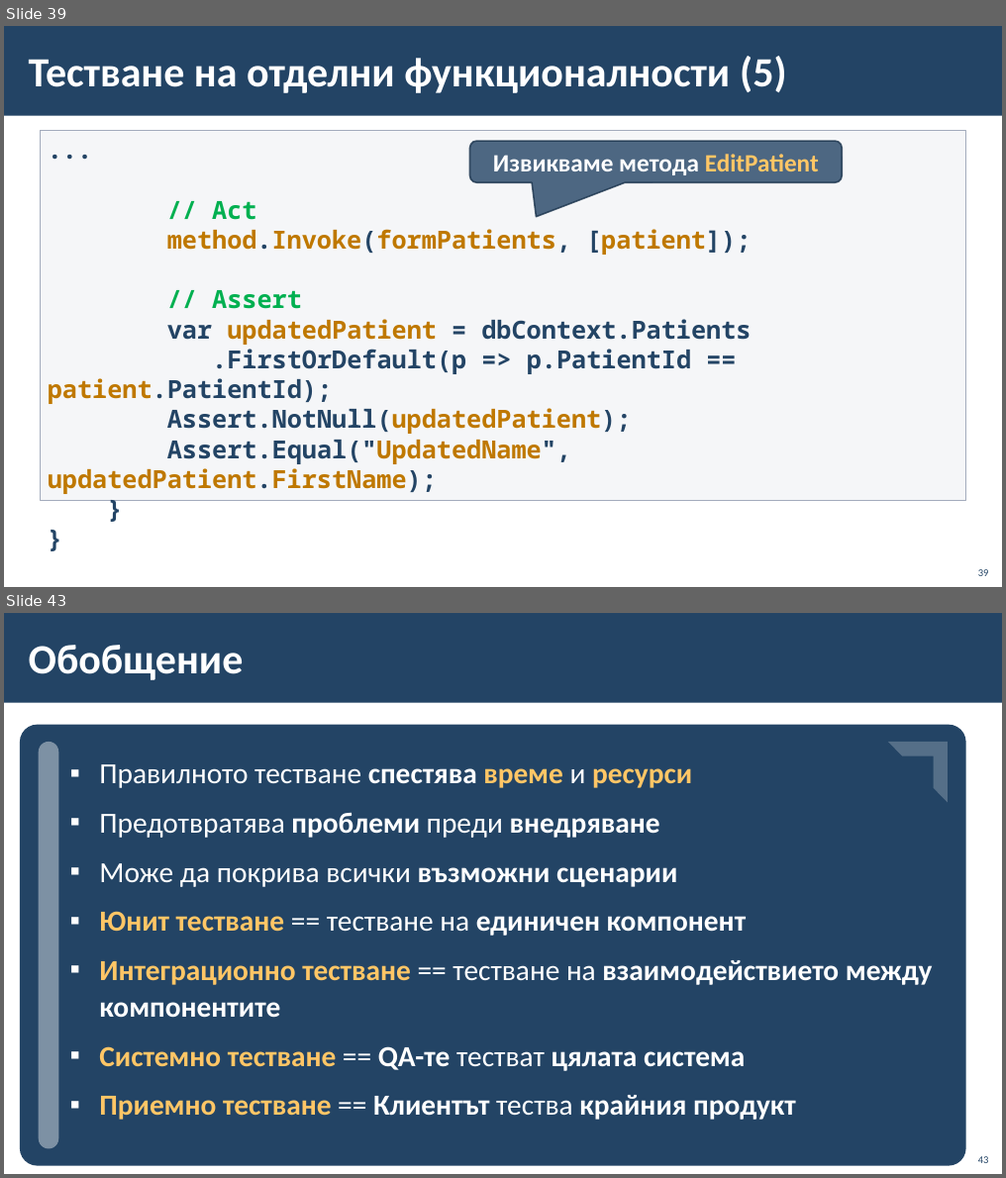
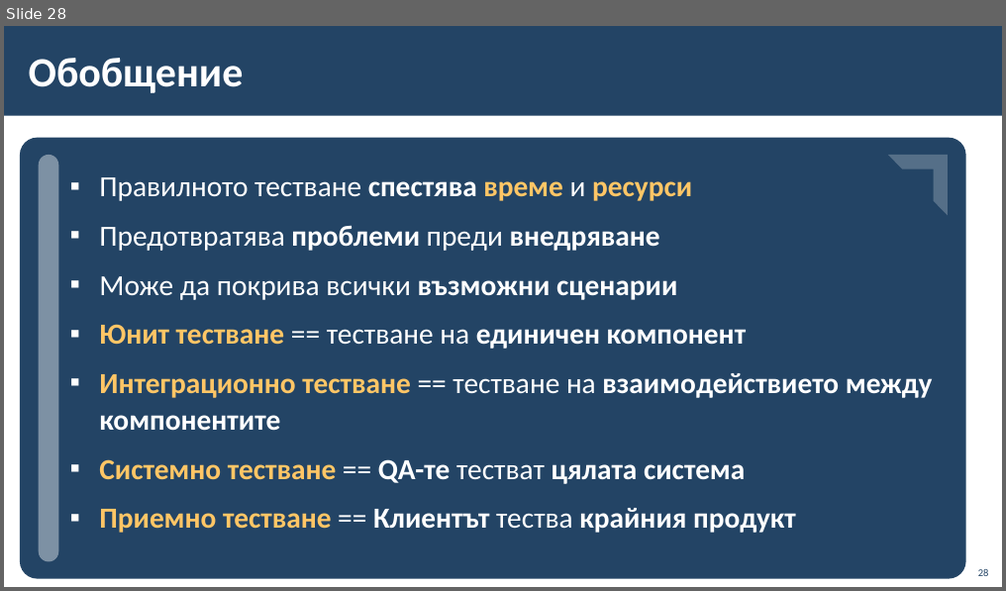
Before and after one commit to BG-IT-Edu/School-Programming, a slide deck: Courses/Software-Sciences/Module-4-Information-Systems-New/13-Information-System-Testing/13-Information-System-Testing.pptx. Shown one above the other, each under a label of ours: slides 39 and 43 before the commit, slide 28 after it; the slides between them are not shown. The pictures are 1006x1178 and 1006x591 pixels, drawn with LibreOffice and Linux fonts; fonts in the diff are those of the drawing; background and template pictures are left out. Boxes give left, top, right and bottom in pixels: in the first picture for what was removed or moved away, otherwise in the second. Text is boxed around its words. In the diff, an @@ line names an element or a change of style, - is before the commit and + after.

```diff
--- a/Courses/Software-Sciences/Module-4-Information-Systems-New/13-Information-System-Testing/13-Information-System-Testing.pptx
+++ b/Courses/Software-Sciences/Module-4-Information-Systems-New/13-Information-System-Testing/13-Information-System-Testing.pptx
@@ slide 39 removed at [4,26,1002,587], background #FFFFFF; not listed: 1 template element that a slide beside it also shows @@
@@ title removed at [29,56,786,93] @@
-Тестване на отделни функционалности (5)
@@ rectangle removed at [40,131,966,501] @@
-...
-// Act
-method.Invoke(formPatients, [patient]);
-// Assert
-var updatedPatient = dbContext.Patients
-.FirstOrDefault(p => p.PatientId == patient.PatientId);
-Assert.NotNull(updatedPatient);
-Assert.Equal("UpdatedName", updatedPatient.FirstName);
-}
-}
@@ rounded speech box removed at [469,141,842,183] @@
-Извикваме метода EditPatient
@@ page number removed at [978,570,989,576] @@
-39
@@ what was slide 43 is now slide 28 @@
@@ page number at [978,570,989,576]: text changed @@
-43
+28
```
Also in this commit, not shown: 2 slides changed, 5 slides added, 19 other slides removed.
